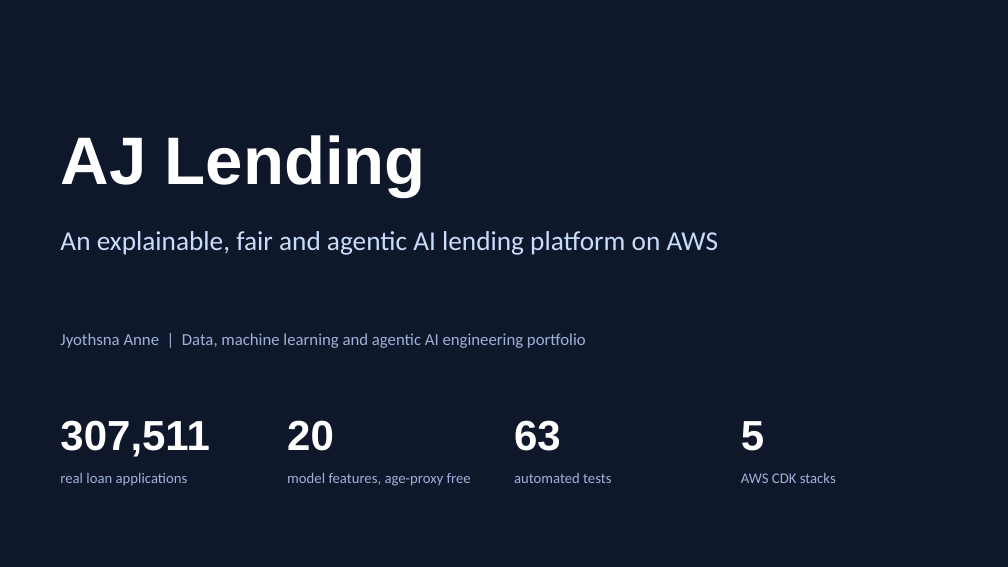
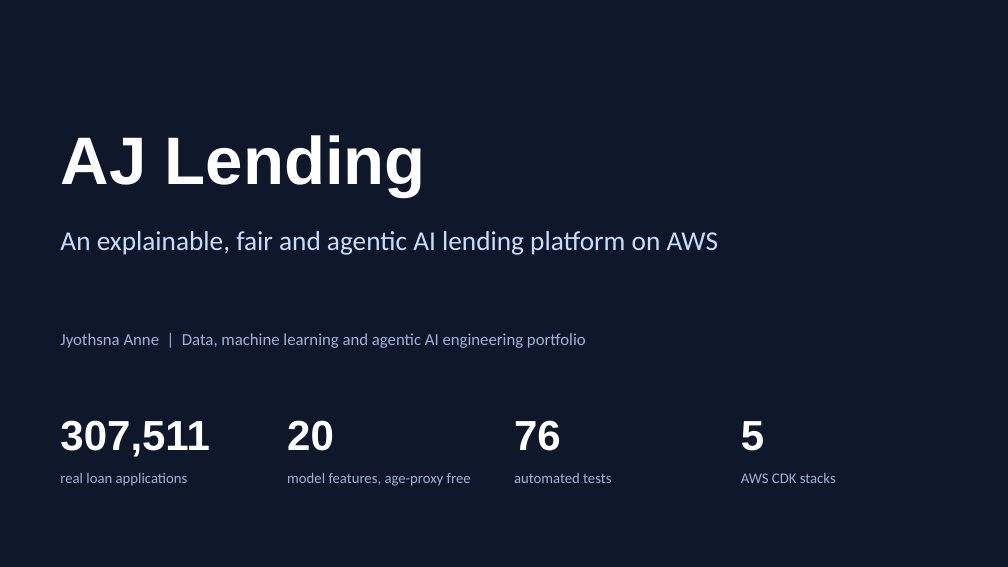
Before and after one commit to jyothsnaanne/AJ-Lending-showcase-, a slide deck: slide 1 of docs/AJ_Lending_Portfolio.pptx. Drawn at 1008x567 pixels with LibreOffice and Linux fonts; fonts in the diff are those of the drawing. Boxes give left, top, right and bottom in pixels: in the first picture for what was removed or moved away, otherwise in the second. Text is boxed around its words. In the diff, an @@ line names an element or a change of style, - is before the commit and + after.

```diff
--- a/docs/AJ_Lending_Portfolio.pptx
+++ b/docs/AJ_Lending_Portfolio.pptx
@@ text at (514,420,561,451): text changed @@
-63
+76
```
Also in this commit, not shown: 5 other slides changed, 2 slides added, 2 slides removed, 2 other files.
